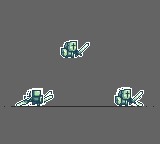
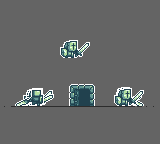
The second 160 x 144 image is a revision of the first. Changes to its layers:
added layer "door_outline" above "door_open" over [69, 84, 95, 106]
added layer "door_open" above "door_closed" over [70, 85, 94, 106]
